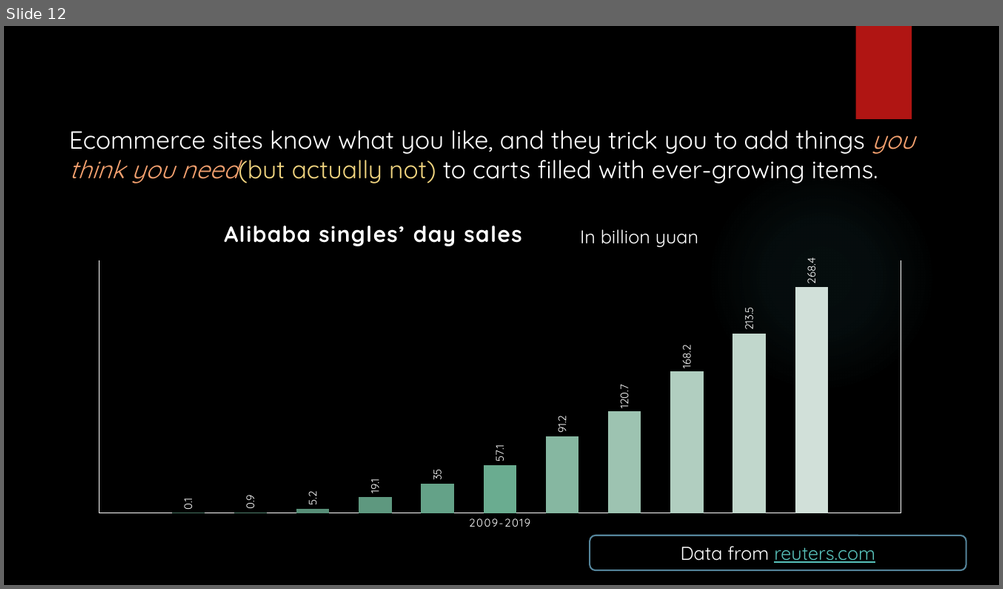
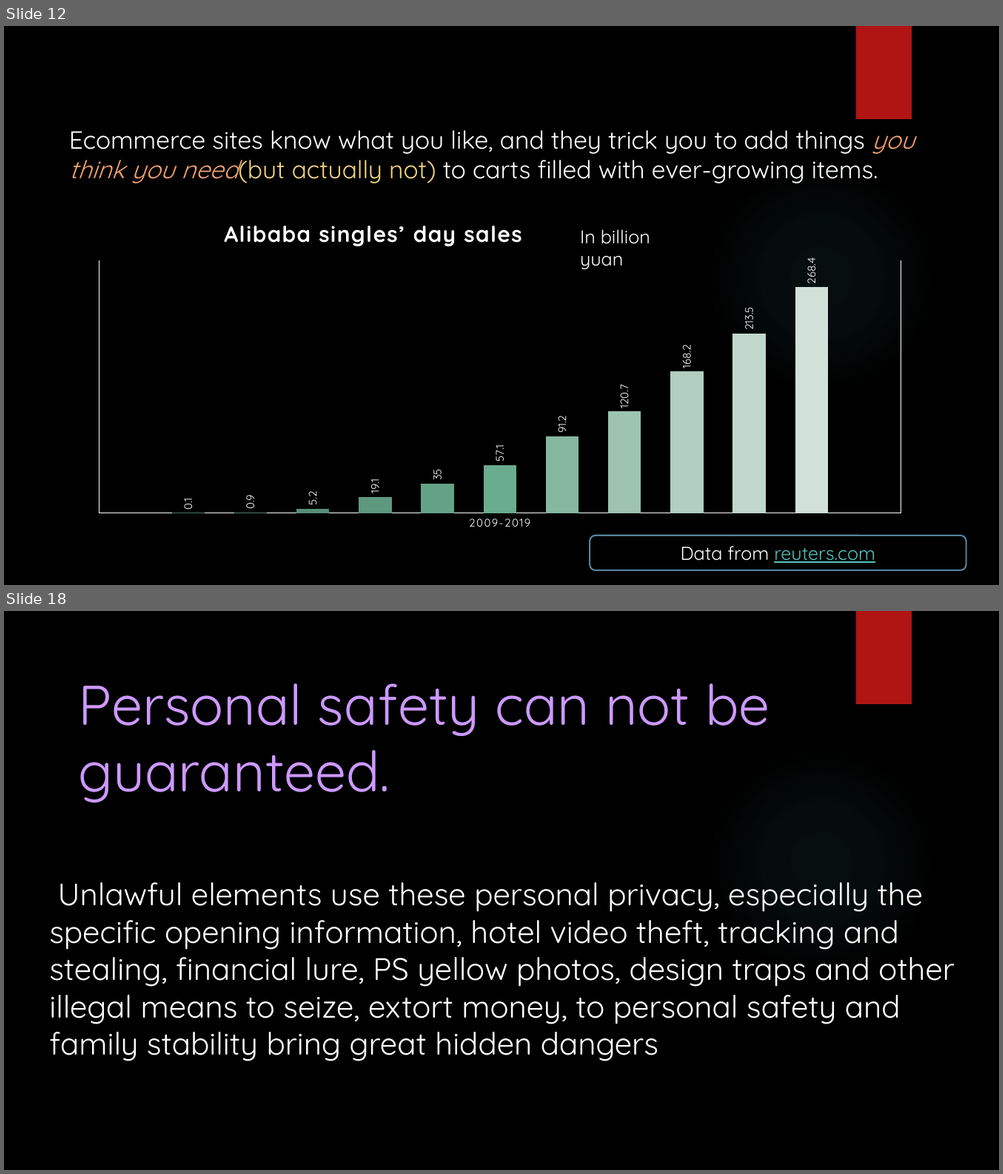
Before and after one commit to Puled/JustRandomFun, a slide deck: Privacy.pptx. Shown one above the other, each under a label of ours: slide 12 before the commit, slides 12 and 18 after it; the slides between them are not shown. The pictures are 1003x589 and 1003x1174 pixels, drawn with LibreOffice and Linux fonts; fonts in the diff are those of the drawing; background and template pictures are left out. Boxes give left, top, right and bottom in pixels: in the first picture for what was removed or moved away, otherwise in the second. Text is boxed around its words. In the diff, an @@ line names an element or a change of style, - is before the commit and + after.

```diff
--- a/Privacy.pptx
+++ b/Privacy.pptx
@@ slide 18 added at [4, 611, 999, 1170], background picture (left out); not listed: 2 template elements that a slide beside it also shows @@
@@ text added at [79, 684, 770, 803], 54 pt, text #CC99FF @@
+Personal safety can not be guaranteed.
@@ text added at [49, 883, 954, 1062], 30 pt, text #FFFFFF @@
+Unlawful elements use these personal privacy, especially the specific opening information, hotel video theft, tracking and stealing, financial lure, PS yellow photos, design traps and other illegal means to seize, extort money, to personal safety and family stability bring great hidden dangers
@@ slide 12 changed as well @@
@@ text "In billion yuan" rewrapped from [580, 230, 698, 247] to [580, 230, 650, 269] @@
```
Also in this commit, not shown: 10 other slides changed, 9 other slides added.
